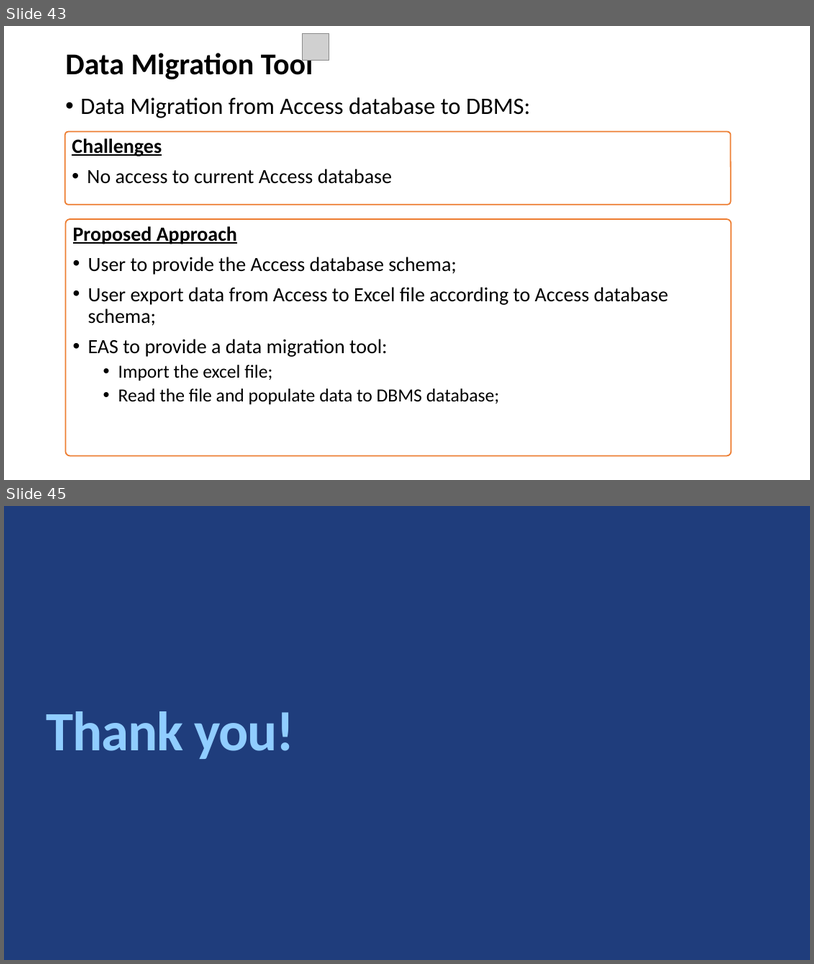
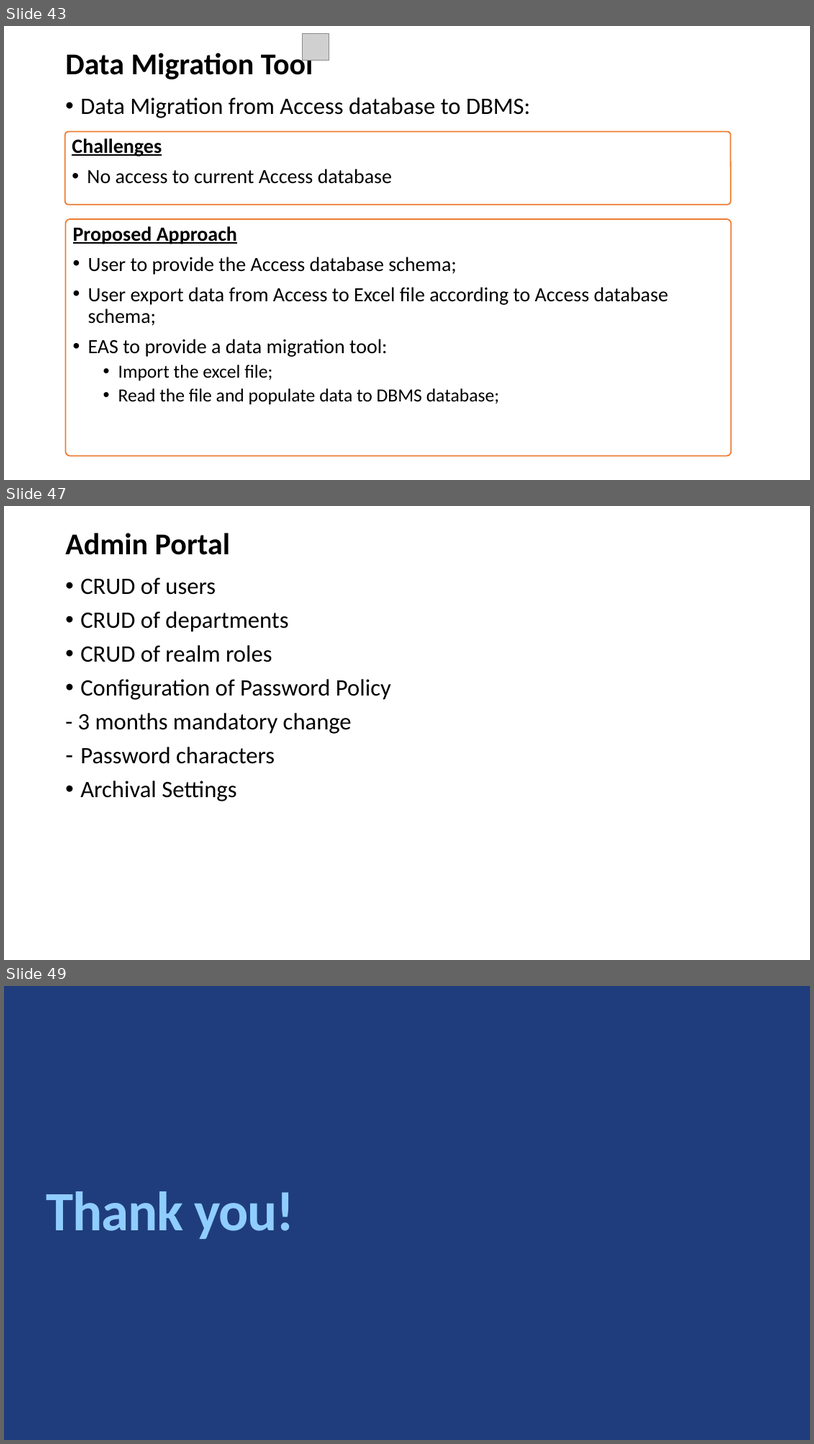
Before and after one commit to ksericpro/hawkeye, a slide deck: docs/DBMS CDR@29Aug25 v1.1.pptx. Shown one above the other, each under a label of ours: slides 43 and 45 before the commit, slides 43, 47 and 49 after it; the slides between them are not shown. The pictures are 814x964 and 814x1444 pixels, drawn with LibreOffice and Linux fonts; fonts in the diff are those of the drawing; grey boxes stand for pictures; background and template pictures are left out. Boxes give left, top, right and bottom in pixels: in the first picture for what was removed or moved away, otherwise in the second. Text is boxed around its words. In the diff, an @@ line names an element or a change of style, - is before the commit and + after.

```diff
--- a/docs/DBMS CDR@29Aug25 v1.1.pptx
+++ b/docs/DBMS CDR@29Aug25 v1.1.pptx
@@ slide 47 added at <box>4,506,810,960</box>, background #FFFFFF @@
@@ title added at <box>65,533,230,555</box>, 36 pt, text #000000, bold @@
+Admin Portal
@@ text added at <box>78,577,391,801</box>, 28 pt, text #000000 @@
+• CRUD of users
+• CRUD of departments
+• CRUD of realm roles
+• Configuration of Password Policy
+- 3 months mandatory change
+– Password characters
+• Archival Settings
@@ what was slide 45 is now slide 49 @@
```
Also in this commit, not shown: 4 other slides added, 1 slide removed, 3 other files.
